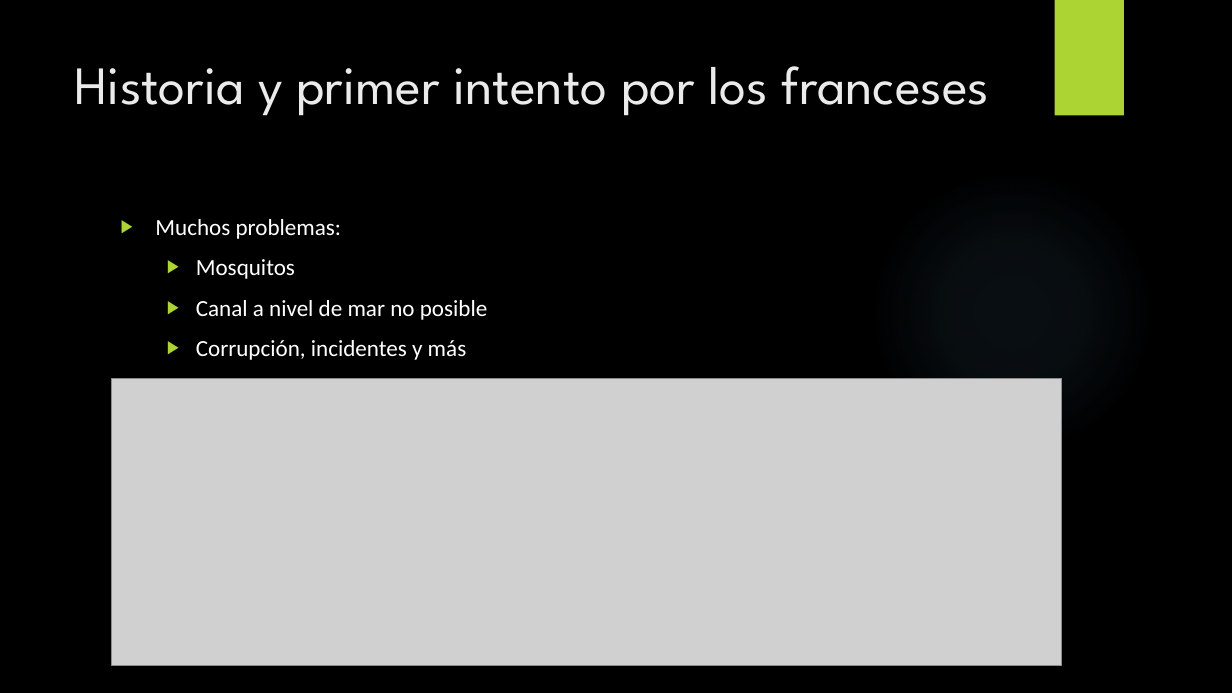
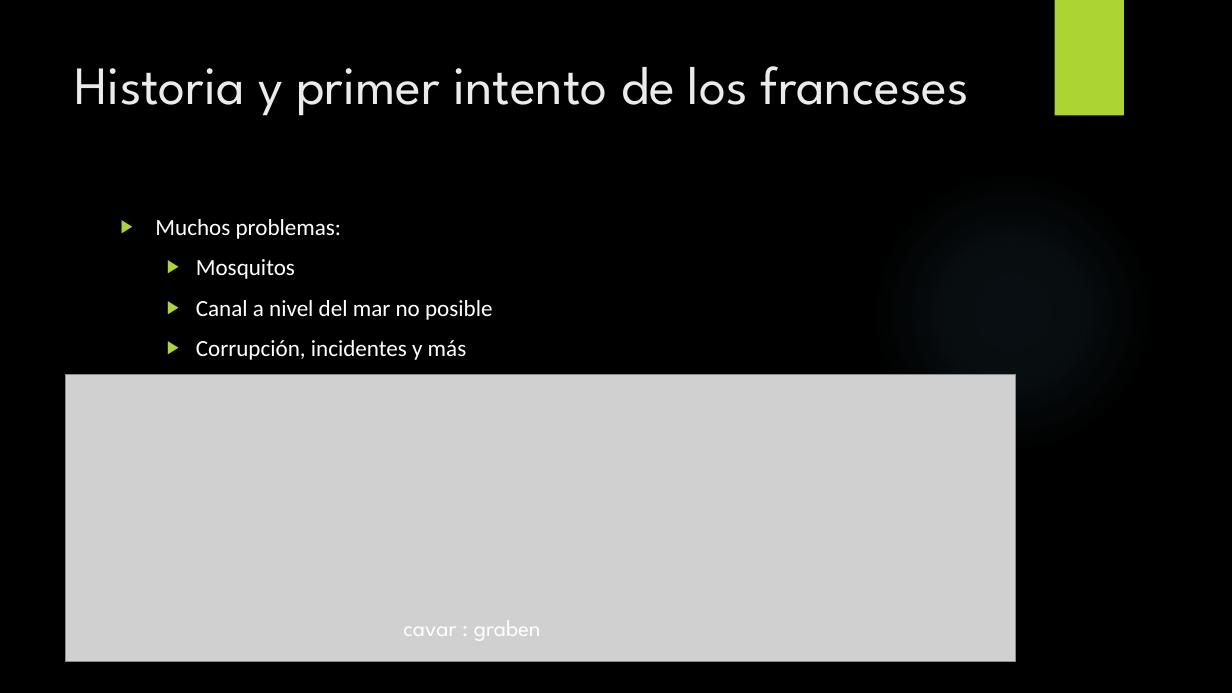
Before and after one commit to JannisLiebscher/studium, a slide deck: slide 6 of Semester 7/Spanisch/Canal de Panmá.pptx. Drawn at 1232x693 pixels with LibreOffice and Linux fonts; fonts in the diff are those of the drawing; grey boxes stand for pictures; background and template pictures are left out. Boxes give left, top, right and bottom in pixels: in the first picture for what was removed or moved away, otherwise in the second. Text is boxed around its words. In the diff, an @@ line names an element or a change of style, - is before the commit and + after.

```diff
--- a/Semester 7/Spanisch/Canal de Panmá.pptx
+++ b/Semester 7/Spanisch/Canal de Panmá.pptx
@@ title at (x1=75, y1=66, x2=969, y2=116): text changed @@
-Historia y primer intento por los franceses
+Historia y primer intento de los franceses
@@ text at (x1=196, y1=300, x2=492, y2=320): text changed @@
-  ▶ Canal a nivel de mar no posible
+  ▶ Canal a nivel del mar no posible
@@ picture moved from (x1=112, y1=378, x2=1063, y2=665) to (x1=66, y1=374, x2=1017, y2=662) @@
@@ text added at (x1=403, y1=620, x2=541, y2=641), 18 pt, text #FFFFFF @@
+cavar : graben
```
Also in this commit, not shown: 10 other slides changed, 1 slide added, 1 slide removed, 4 other files.
